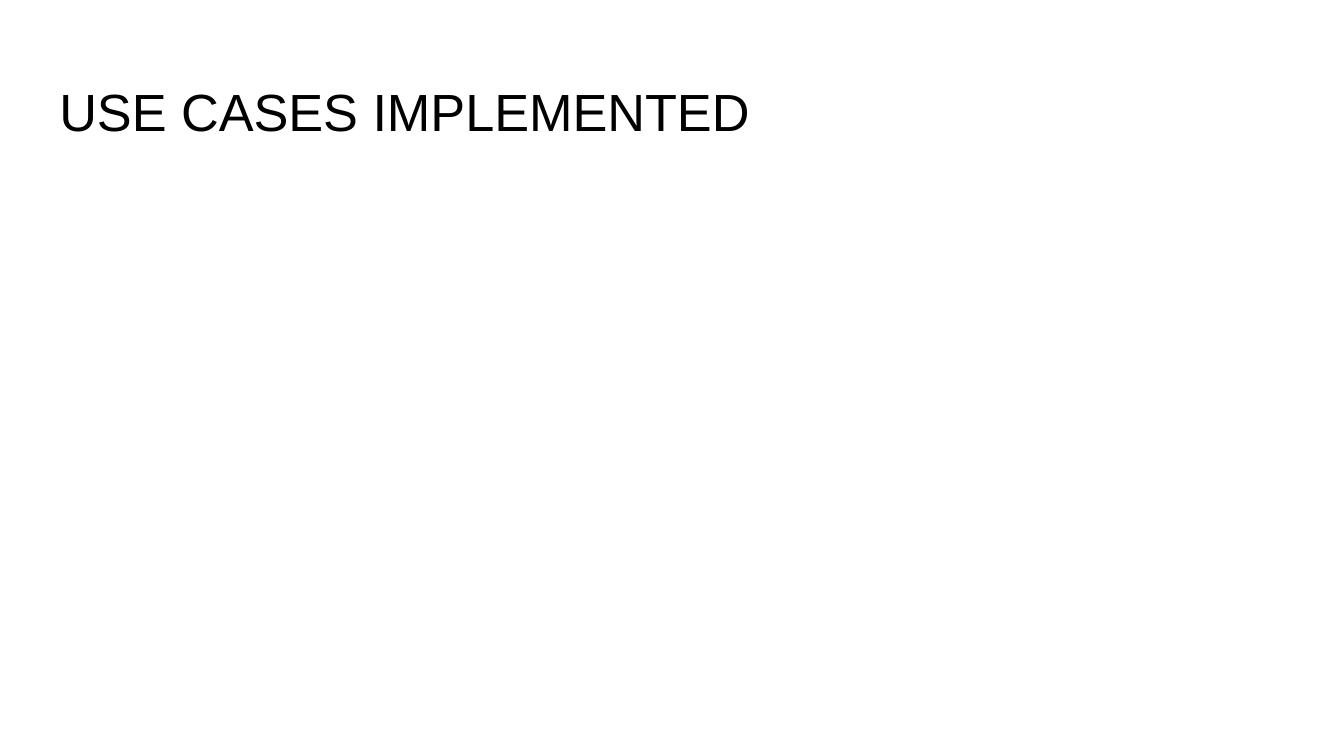
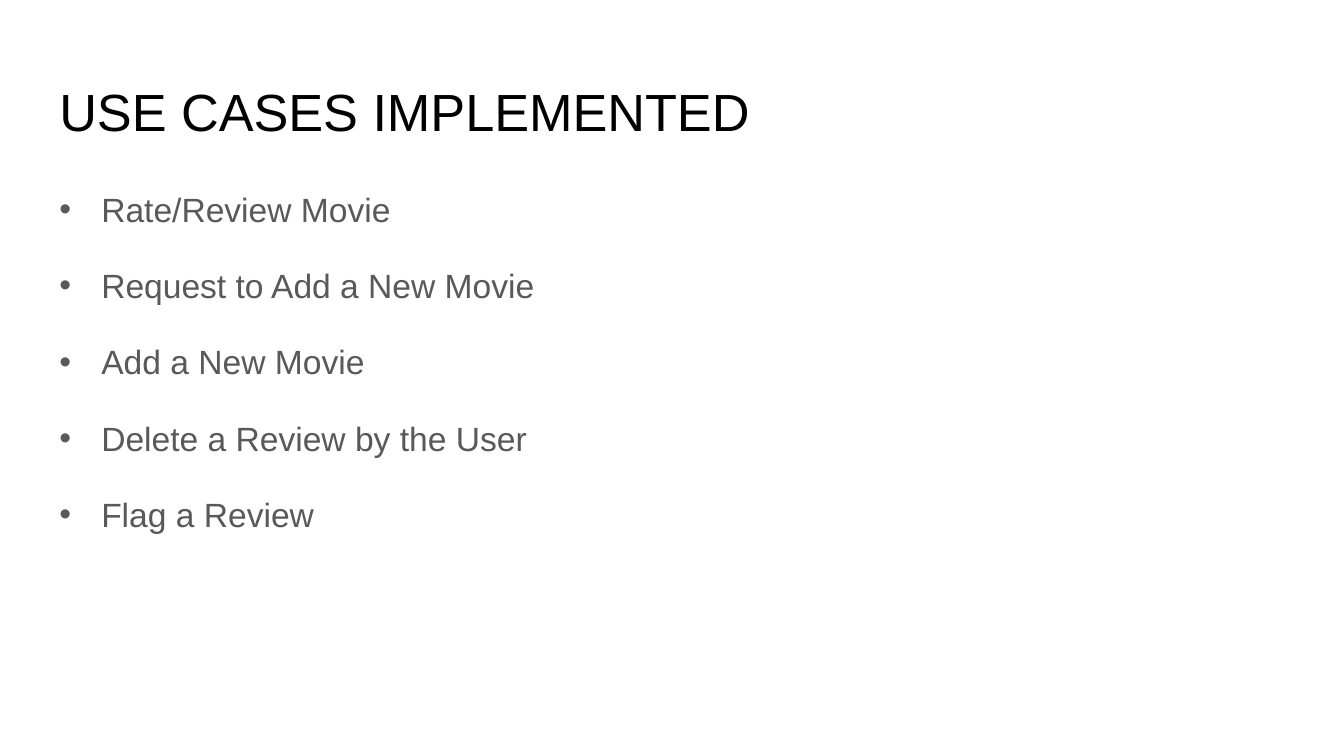
Before and after one commit to berliarishabh/CSCI-5448, a slide deck: slide 3 of 39_Rated-MovieRatingSystem.pptx. Drawn at 1344x756 pixels with LibreOffice and Linux fonts; fonts in the diff are those of the drawing. Boxes give left, top, right and bottom in pixels: in the first picture for what was removed or moved away, otherwise in the second. Text is boxed around its words. In the diff, an @@ line names an element or a change of style, - is before the commit and + after.

Commit message:
added design patterns implemented to PPT

```diff
--- a/39_Rated-MovieRatingSystem.pptx
+++ b/39_Rated-MovieRatingSystem.pptx
@@ text added at [101,197,535,533], 18 pt, text #595959 @@
+• Rate/Review Movie
+• Request to Add a New Movie
+• Add a New Movie
+• Delete a Review by the User
+• Flag a Review
```
